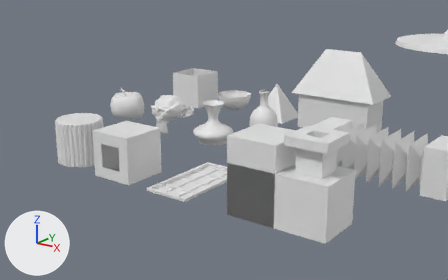
A saved change to the Blender file Assignment 2/Assignment 2.blend.
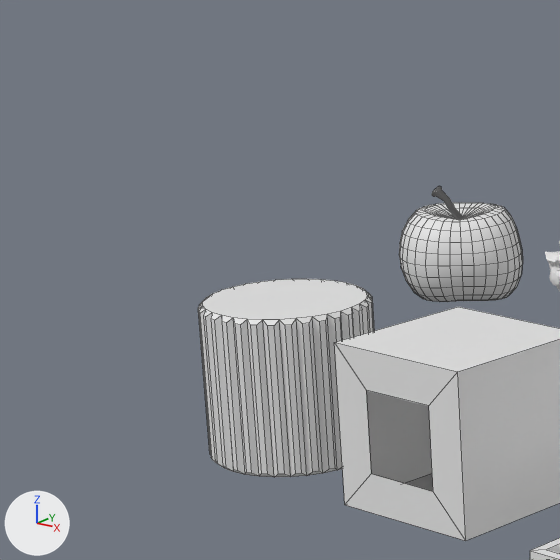
Each version appears first from a 50 mm lens placed at (39.37, 0.13, 9.11), pointed at (22.31, 23.14, 0.52), and next in a close-up on the part from 0% to 35% of the width and 13% to 68% of the height. The axes (+X, +Y, +Z) are drawn at lower left. The lights are the same throughout. The close-ups show mesh edges as thin lines.
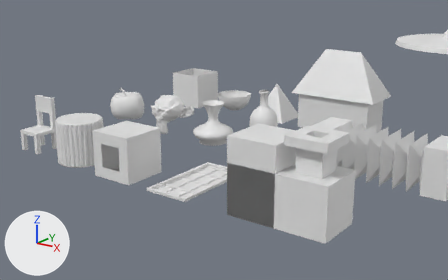
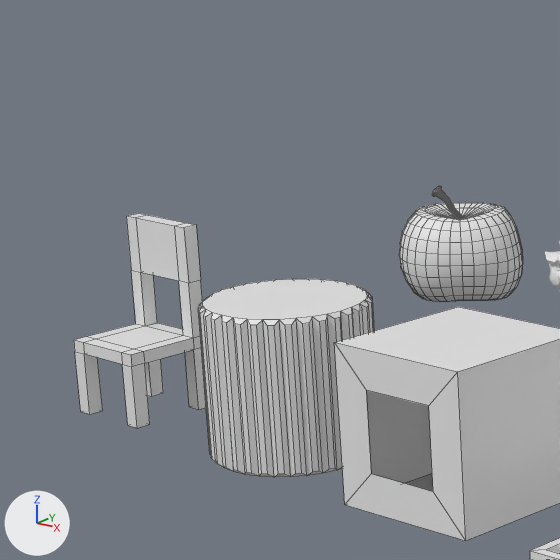
Commit message: Added stol

What differs and where, as boxes (x1, y1, x2, y2) in the close-ups (560 x 560 px):
'Cube.010', added: after (74, 213, 206, 428)

The change, as a list of edits to the scene's bpy script:
```text
Add me_cube_010:
    me_cube_010.from_pydata(...)  # 64 vertices, 66 faces; spans x -0.6..0.6, y -0.6..0.6, z -1.0..1.5
Add ob_cube_010:
    ob_cube_010 = bpy.data.objects.new('Cube.010', me_cube_010)
    ob_cube_010.location = (15.0, 18.0, 1.0)
```
